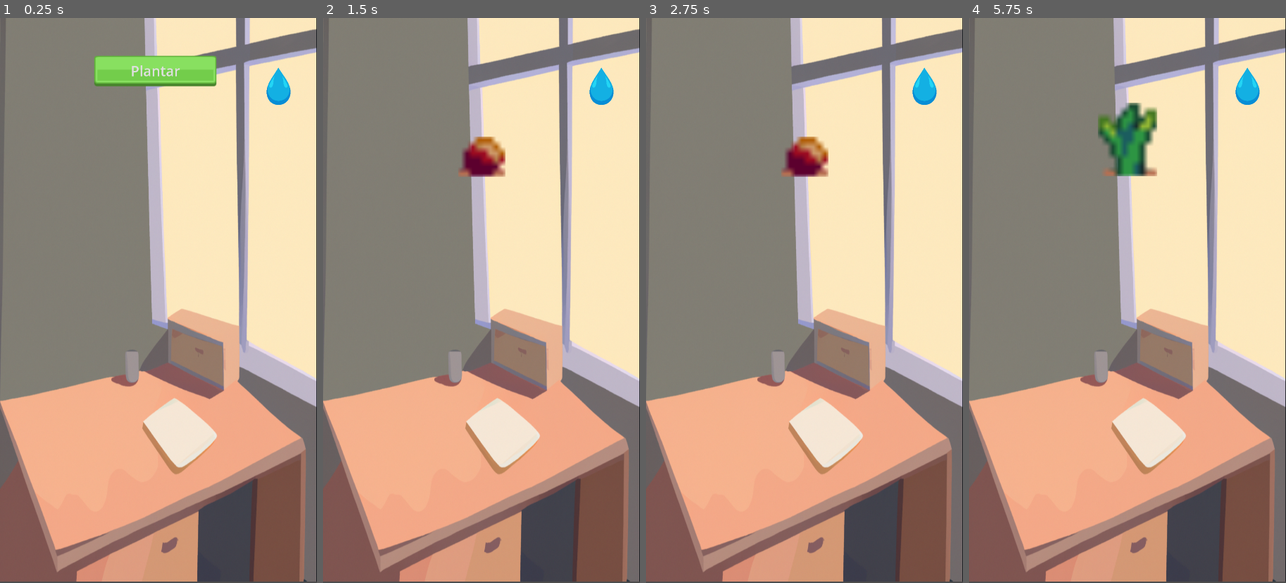
Above: before the commit, frames 1-4 (left to right).
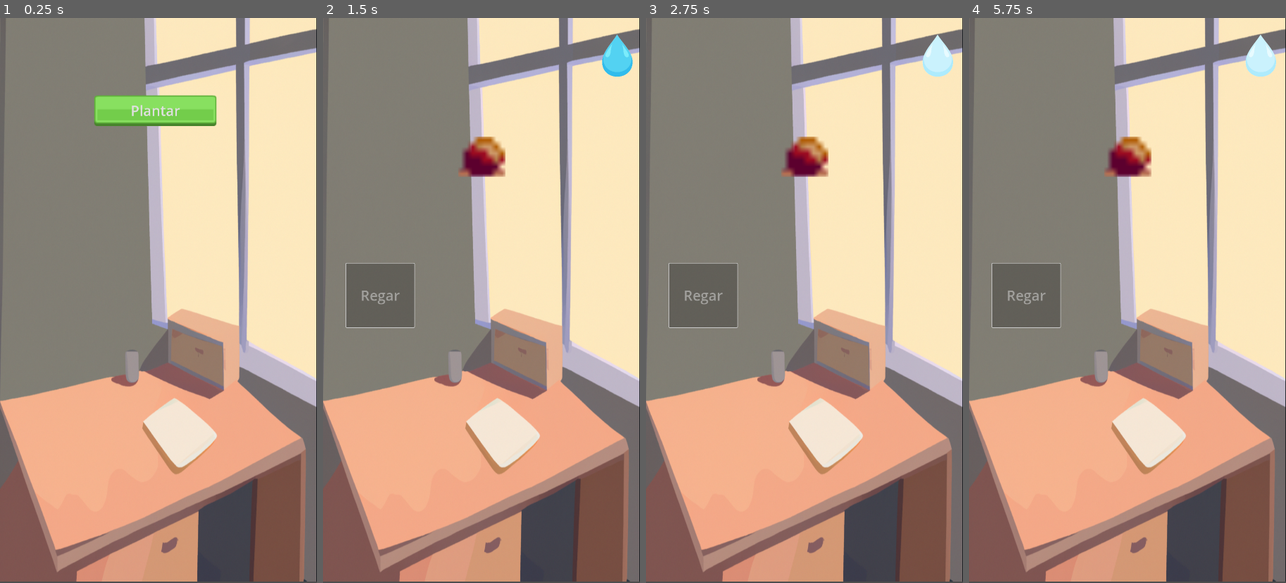
Above: after the commit, the same moments.

Repository: alexrok21/GardenGo
Game: Godot game, scene res://Scenes/main.tscn
Same seed, same stepped clock (60 frames per second), same inputs: the game is played once before the commit and once after it.
Inputs (mouse positions are in pixels of both pictures, inside the frame that each line leads up to):
- Up to frame 1 (0.25 s): no input
- Up to frame 2 (1.5 s): click "Plantar" at 0.5 s; click (380, 294) at 1.25 s, where only the run after the commit has a clickable "Regar"
- Up to frame 3 (2.75 s): no input
- Up to frame 4 (5.75 s): no input

The runs differ from the first frame. In frame 1, 4.6% of the frame differs, in the area x 29-92%, y 6-20%; in frame 2, 3.3%; in frame 3, 3.3%; in frame 4, 5.2%, in the area x 7-97%, y 3-55%.

Commit message:
Añadida lógica de bienestar y riego para el crecimiento de la planta

Diff:
--- a/Plants/Varieties/blue_bell.gd
+++ b/Plants/Varieties/blue_bell.gd
@@ -6,5 +6,3 @@
 	growth_stages = 5  # Tiene más etapas de crecimiento
 	water_tolerance = Vector2(0.4, 0.6)  # Necesita menos agua
 	rarity = 0.2  # Rareza ajustada a un valor entre 0.0 y 1.0
-
-	#Plant._ready()  # Llama al método _ready() de la clase base
--- a/Plants/base_plant.gd
+++ b/Plants/base_plant.gd
@@ -1,37 +1,45 @@
 extends Node2D
 class_name Plant
 
-@export var wellness: int = 80  # Nivel inicial de bienestar
-@export var growth_threshold: int = 60  # Nivel mínimo para permitir el crecimiento
-@export var soil_quality_multiplier: float = 1.0  # Valor base 1.0; menor acelera el tiempo
-@export var growth_speed_modifier: float = 1.0  # Valor base 1.0; menor es más rápido
+@export var wellness: int = 80
+@export var growth_threshold: int = 60
+@export var soil_quality_multiplier: float = 1.0
+@export var growth_speed_modifier: float = 1.0
 
 @export var harvest_ready: bool = false
 @export var growth_stages: int = 4
-@export var time_per_stage: float = 5.0
 @export var water_tolerance: Vector2 = Vector2(0.3, 0.7)
 @export var seed_yield: int = 2
 @export var sunlight_level: float = 0.5
 @export var disease_resistance: float = 0.8
-@export var rarity: float = 0.1  # Probabilidad entre 0.0 (común) y 1.0 (extremadamente rara)
+@export var rarity: float = 0.1
 
 var index = 0
+var last_water_time = 0.0
+@onready var animation_player = $AnimationPlayer
 
 func _ready():
-	$AnimationPlayer.play(str(index))
-	$Timer.start(time_per_stage * soil_quality_multiplier * growth_speed_modifier)
+	animation_player.play(str(index))
 
-func modify_wellness(points: int):
-	wellness += points
-	wellness = clamp(wellness, 0, 100)  # Limita el valor entre 0 y 100
+# Función para modificar wellness
+func modify_wellness(amount: int):
+	wellness += amount
+	wellness = clamp(wellness, 0, 100)  # Mantener wellness entre 0 y 100
 
-func _on_timer_timeout():
-	if index < growth_stages - 1 and wellness >= growth_threshold:
+# Función de riego con wellness y crecimiento
+func water_plant():
+	modify_wellness(10)  # Aumentamos el bienestar al regar
+
+	# Esperar 5 segundos entre riegos para crecer
+	if Time.get_ticks_msec() - last_water_time >= 5000 and wellness >= growth_threshold:
+		grow()
+
+	last_water_time = Time.get_ticks_msec()
+
+# Función para avanzar la fase de crecimiento
+func grow():
+	if index < growth_stages - 1:
 		index += 1
-		$AnimationPlayer.play(str(index))
-		$Timer.start(time_per_stage * soil_quality_multiplier * growth_speed_modifier)
-	elif wellness < growth_threshold:
-		print("Bienestar insuficiente para crecer.")
+		animation_player.play(str(index))
 	else:
 		harvest_ready = true
-		$Timer.stop()
--- a/Scenes/main.gd
+++ b/Scenes/main.gd
@@ -5,6 +5,8 @@
 @onready var plant_node = $Background/Plant  # Referencia al nodo vacío para la planta
 @onready var planting_button = $PlantingButton  # Referencia al botón de plantar
 @onready var harvest_button = $HarvestButton  # Referencia al botón de cosechar
+@onready var watering_button = $WaterButton  # Referencia al botón de regar
+@onready var water_effect = $Background/Watering/WaterDrop  # Referencia al efecto de riego
 
 var current_plant  # Variable para almacenar la instancia actual de la planta
 
@@ -30,6 +32,7 @@
 	plant_seed()  # Llama a la función que instancia la planta
 	planting_button.visible = false  # Oculta el botón de plantar
 	harvest_button.visible = false  # Asegura que el botón de cosechar esté oculto
+	watering_button.visible = true  # Muestra el botón de regar
 
 func _on_harvest_button_pressed():
 	if current_plant:
@@ -37,6 +40,33 @@
 		current_plant = null  # Limpia la referencia a la planta
 	planting_button.visible = true  # Muestra el botón "Plantar"
 	harvest_button.visible = false  # Oculta el botón "Cosechar"
+	watering_button.visible = false  # Oculta el botón de regar
+
+# Función para manejar cuando el botón de regar es presionado
+func _on_water_button_pressed():
+	if current_plant:
+		watering_button.disabled = true
+		current_plant.water_plant()  # Usa la nueva lógica de riego
+		_show_water_effect()
+
+# Función para mostrar la animación de la gota de agua y esperar 5 segundos
+func _show_water_effect():
+	water_effect.visible = true  # Hace visible la animación
+	water_effect.play("watering_plant")  # Inicia la animación
+
+	# Crea un temporizador para ocultar la animación después de 5 segundos
+	var timer = Timer.new()
+	add_child(timer)
+	timer.wait_time = 5.0
+	timer.one_shot = true
+	timer.timeout.connect(_on_water_effect_timeout)  # Conecta la señal correctamente
+	timer.start()
+
+# Función para manejar cuando el temporizador se agota
+func _on_water_effect_timeout():
+	water_effect.stop()  # Detiene la animación
+	water_effect.visible = false  # Oculta la animación
+	watering_button.disabled = false  # Reactiva el botón de regar
 
 func _process(_delta):
 	# Verifica si la planta ha terminado su ciclo de crecimiento
--- a/Scenes/main.tscn
+++ b/Scenes/main.tscn
@@ -1,28 +1,63 @@
-[gd_scene load_steps=11 format=3 uid="uid://b3s4v476bx4im"]
+[gd_scene load_steps=16 format=3 uid="uid://b3s4v476bx4im"]
 
 [ext_resource type="Script" path="res://Scenes/main.gd" id="1_17sqh"]
 [ext_resource type="PackedScene" uid="uid://cb2u1xa2snirr" path="res://Scenes/background.tscn" id="1_yhha4"]
 [ext_resource type="Texture2D" uid="uid://q1wwd4ykfbd6" path="res://assets/Others/water_drop.png" id="3_hyuos"]
 [ext_resource type="Texture2D" uid="uid://c00xchs3sh08n" path="res://assets/Others/button_pressed.png" id="3_s057h"]
 [ext_resource type="Texture2D" uid="uid://p8p7sc81p1gp" path="res://assets/Others/button_normal.png" id="4_q61xj"]
+[ext_resource type="Texture2D" uid="uid://byoplmvvffs74" path="res://assets/Others/green_circle.png" id="6_x13i0"]
 
-[sub_resource type="Animation" id="Animation_2ey8c"]
-resource_name = "water_drop"
+[sub_resource type="AtlasTexture" id="AtlasTexture_nxu0x"]
+atlas = ExtResource("3_hyuos")
+region = Rect2(0, 0, 1560, 3000)
 
-[sub_resource type="Animation" id="Animation_2ddw0"]
-length = 0.001
+[sub_resource type="AtlasTexture" id="AtlasTexture_r3c1c"]
+atlas = ExtResource("3_hyuos")
+region = Rect2(1560, 0, 1560, 3000)
 
-[sub_resource type="AnimationLibrary" id="AnimationLibrary_cmbd5"]
-_data = {
-"RESET": SubResource("Animation_2ddw0"),
-"water_drop": SubResource("Animation_2ey8c")
-}
+[sub_resource type="AtlasTexture" id="AtlasTexture_mxigo"]
+atlas = ExtResource("3_hyuos")
+region = Rect2(3120, 0, 1560, 3000)
 
-[sub_resource type="StyleBoxTexture" id="StyleBoxTexture_bfit7"]
+[sub_resource type="AtlasTexture" id="AtlasTexture_bs63i"]
+atlas = ExtResource("3_hyuos")
+region = Rect2(4680, 0, 1560, 3000)
+
+[sub_resource type="AtlasTexture" id="AtlasTexture_pn3pr"]
+atlas = ExtResource("3_hyuos")
+region = Rect2(6240, 0, 1560, 3000)
+
+[sub_resource type="SpriteFrames" id="SpriteFrames_623aj"]
+animations = [{
+"frames": [{
+"duration": 0.5,
+"texture": SubResource("AtlasTexture_nxu0x")
+}, {
+"duration": 0.5,
+"texture": SubResource("AtlasTexture_r3c1c")
+}, {
+"duration": 0.5,
+"texture": SubResource("AtlasTexture_mxigo")
+}, {
+"duration": 0.5,
+"texture": SubResource("AtlasTexture_bs63i")
+}, {
+"duration": 0.5,
+"texture": SubResource("AtlasTexture_pn3pr")
+}],
+"loop": true,
+"name": &"watering_plant",
+"speed": 5.0
+}]
+
+[sub_resource type="StyleBoxTexture" id="StyleBoxTexture_ou72p"]
 texture = ExtResource("3_s057h")
 
 [sub_resource type="StyleBoxTexture" id="StyleBoxTexture_h03nh"]
 texture = ExtResource("4_q61xj")
+
+[sub_resource type="StyleBoxTexture" id="StyleBoxTexture_bfit7"]
+texture = ExtResource("6_x13i0")
 
 [node name="Main" type="Node2D"]
 script = ExtResource("1_17sqh")
@@ -33,25 +68,20 @@
 
 [node name="Watering" type="Node2D" parent="Background"]
 
-[node name="WaterSprite" type="Sprite2D" parent="Background/Watering"]
-position = Vector2(949, 232)
-scale = Vector2(0.073416, 0.080222)
-texture = ExtResource("3_hyuos")
-region_enabled = true
-region_rect = Rect2(280, 705, 1119, 1591)
-
-[node name="AnimationPlayer" type="AnimationPlayer" parent="Background/Watering"]
-libraries = {
-"": SubResource("AnimationLibrary_cmbd5")
-}
+[node name="WaterDrop" type="AnimatedSprite2D" parent="Background/Watering"]
+visible = false
+position = Vector2(1000, 128)
+scale = Vector2(0.0934296, 0.0901667)
+sprite_frames = SubResource("SpriteFrames_623aj")
+animation = &"watering_plant"
 
 [node name="PlantingButton" type="Button" parent="."]
 offset_left = 321.0
-offset_top = 128.0
+offset_top = 263.0
 offset_right = 738.0
-offset_bottom = 232.0
+offset_bottom = 367.0
 theme_override_font_sizes/font_size = 48
-theme_override_styles/pressed = SubResource("StyleBoxTexture_bfit7")
+theme_override_styles/pressed = SubResource("StyleBoxTexture_ou72p")
 theme_override_styles/normal = SubResource("StyleBoxTexture_h03nh")
 text = "Plantar"
 
@@ -66,5 +96,17 @@
 theme_override_styles/normal = SubResource("StyleBoxTexture_h03nh")
 text = "Cosechar"
 
+[node name="WaterButton" type="Button" parent="."]
+visible = false
+offset_left = 79.0
+offset_top = 834.0
+offset_right = 311.0
+offset_bottom = 1051.0
+theme_override_font_sizes/font_size = 48
+theme_override_styles/pressed = SubResource("StyleBoxTexture_bfit7")
+theme_override_styles/normal = SubResource("StyleBoxTexture_h03nh")
+text = "Regar"
+
 [connection signal="pressed" from="PlantingButton" to="." method="_on_planting_button_pressed"]
 [connection signal="pressed" from="HarvestButton" to="." method="_on_harvest_button_pressed"]
+[connection signal="pressed" from="WaterButton" to="." method="_on_water_button_pressed"]
Binary file added: assets/Others/green_circle.png
Not shown, added: assets/Others/green_circle.png.import
